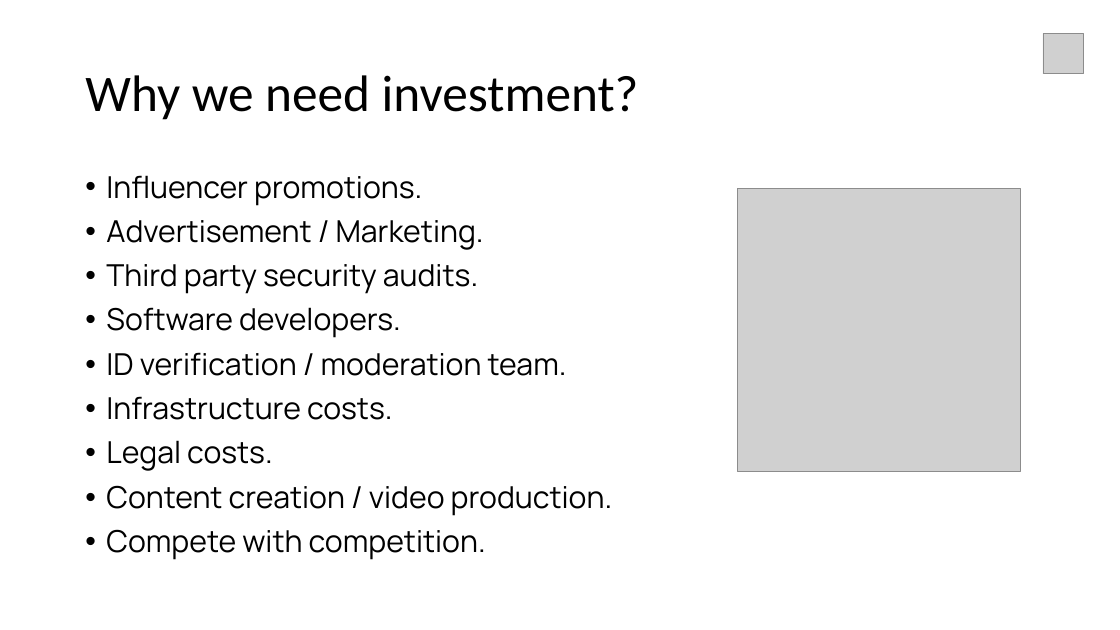
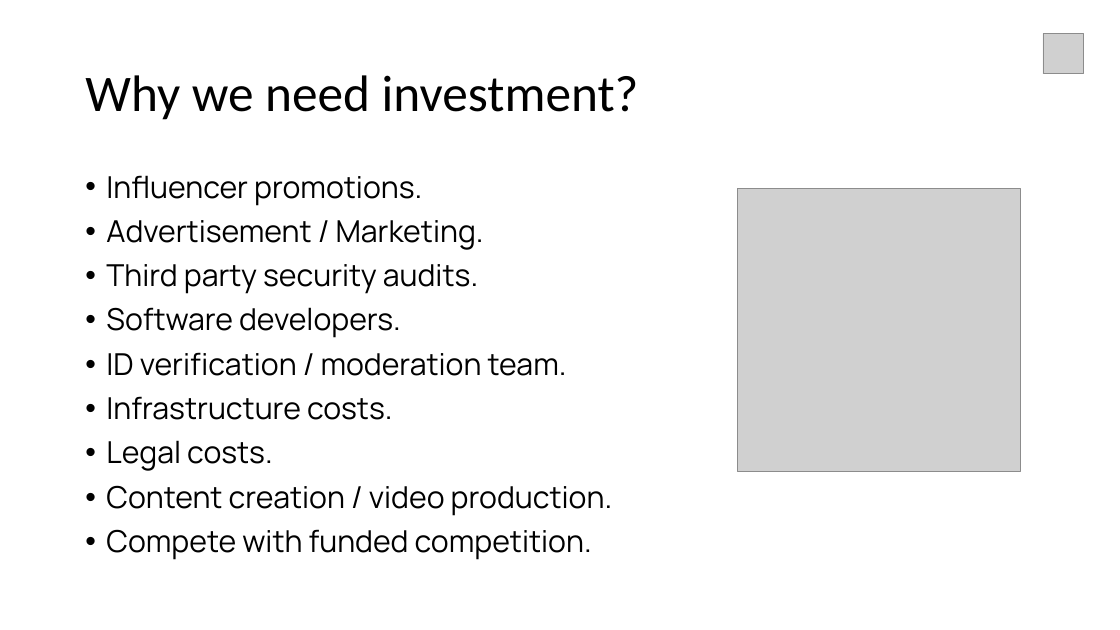
Before and after one commit to own-me/nude-pitch, a slide deck: slide 9 of own-me-pitch.pptx (slide 7 before the commit). Drawn at 1120x630 pixels with LibreOffice and Linux fonts; fonts in the diff are those of the drawing; grey boxes stand for pictures. Boxes give left, top, right and bottom in pixels: in the first picture for what was removed or moved away, otherwise in the second. Text is boxed around its words. In the diff, an @@ line names an element or a change of style, - is before the commit and + after.

```diff
--- a/own-me-pitch.pptx
+++ b/own-me-pitch.pptx
@@ text at (x1=106, y1=529, x2=592, y2=560): text changed @@
-• Compete with competition.
+• Compete with funded competition.
```
Also in this commit, not shown: 2 other slides changed, 2 slides added, 1 slide removed.
